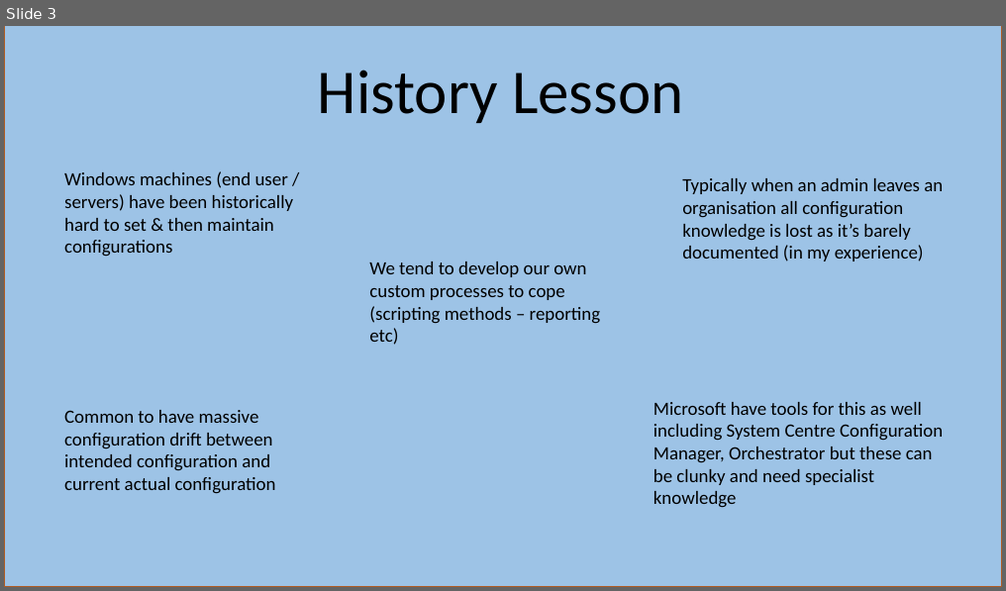
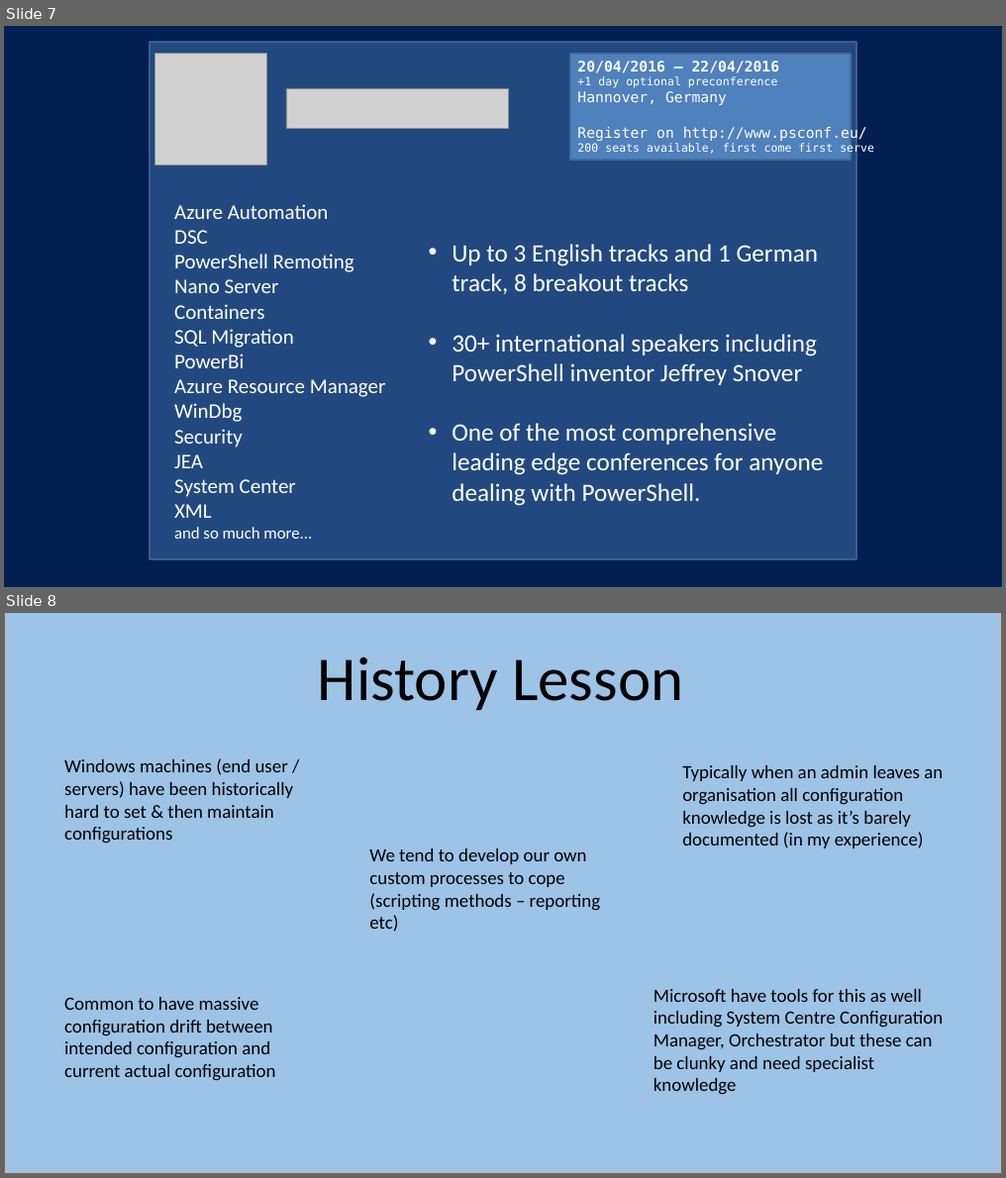
Before and after one commit to kilasuit/Presentations, a slide deck: Get-PSUGUK/Intro to DSC.pptx. Shown one above the other, each under a label of ours: slide 3 before the commit, slides 7 and 8 after it. The pictures are 1006x591 and 1006x1178 pixels, drawn with LibreOffice and Linux fonts; fonts in the diff are those of the drawing; grey boxes stand for pictures. Boxes give left, top, right and bottom in pixels: in the first picture for what was removed or moved away, otherwise in the second. Text is boxed around its words. In the diff, an @@ line names an element or a change of style, - is before the commit and + after.

```diff
--- a/Get-PSUGUK/Intro to DSC.pptx
+++ b/Get-PSUGUK/Intro to DSC.pptx
@@ slide 7 added at <box>4,26,1002,587</box>, background #011F51 @@
@@ rectangle added at <box>150,42,856,561</box>, fill #4F81BD at 43% opacity, outline #3A5F8C 2 pt @@
@@ picture added at <box>155,53,267,166</box> @@
@@ rectangle added at <box>570,54,851,160</box>, fill #4F81BD, outline #3A5F8C 2 pt @@
@@ text added at <box>577,61,874,155</box>, 14 pt, text #FFFFFF @@
+20/04/2016 – 22/04/2016
++1 day optional preconference
+Hannover, Germany
+Register on http://www.psconf.eu/
+200 seats available, first come first serve
@@ picture added at <box>286,89,509,129</box> @@
@@ text added at <box>174,204,386,539</box>, 20 pt, text #FFFFFF @@
+Azure Automation
+DSC
+PowerShell Remoting
+Nano Server
+Containers
+SQL Migration
+PowerBi
+Azure Resource Manager
+WinDbg
+Security
+JEA
+System Center
+XML
+and so much more...
@@ text added at <box>451,244,823,506</box>, 24 pt, text #FFFFFF @@
+• Up to 3 English tracks and 1 German track, 8 breakout tracks
+• 30+ international speakers including PowerShell inventor Jeffrey Snover
+• One of the most comprehensive leading edge conferences for anyone dealing with PowerShell.
@@ what was slide 3 is now slide 8 @@
```
Also in this commit, not shown: 1 slide changed, 5 other slides added, 1 slide removed, 4 other files.
